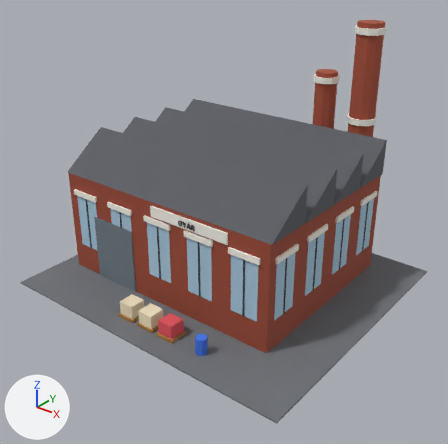
What one commit did to the FBX model Modeller/Binalar/Sanayi_fabrika_1_Hafif.fbx.
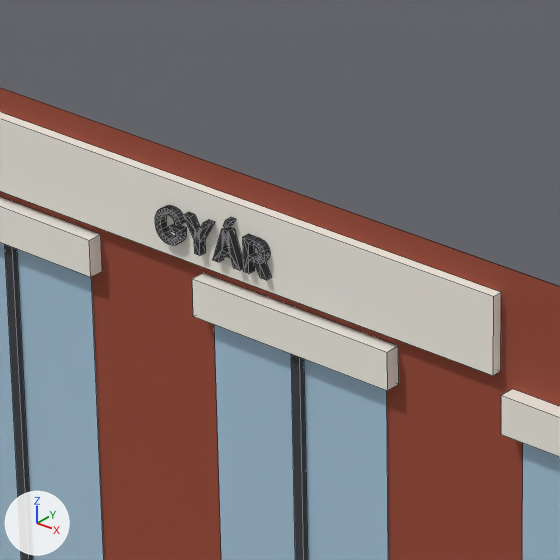
Old and new are each drawn whole from a 50 mm lens placed at (19.66, -25.01, 19.0), pointed at (0.63, -1.22, 4.26) and again close up on the part from 35% to 53% of the width and 43% to 61% of the height. Arrows for +X, +Y and +Z are at lower left; the lights stay in place. The last two pictures show the newer version. The close-ups show mesh edges as thin lines. Where no turn or scale is listed for an object, it has been applied to the vertices. Vertices at exactly the same position are counted once.

The scene before the commit, as lines of its bpy script (objects in view):
```python
me_sanayi_fabrika_1_hafif = bpy.data.meshes.new('Sanayi_fabrika_1_Hafif')
me_sanayi_fabrika_1_hafif.from_pydata(...)  # 1042 vertices, 871 faces; spans x -9.0..9.0, y -8.2..8.2, z 0.0..14.1
me_sanayi_fabrika_1_hafif.materials.append(mat_yasfalt_6f7277)  # grey #6f7277
me_sanayi_fabrika_1_hafif.materials.append(mat_duvar_9c4a35)  # brown #9c4a35
me_sanayi_fabrika_1_hafif.materials.append(mat_cam_a9c9de)  # blue #a9c9de
me_sanayi_fabrika_1_hafif.materials.append(mat_tcerceve_3a3d42)  # dark grey #3a3d42
me_sanayi_fabrika_1_hafif.materials.append(mat_suslu_f8f4ea)  # white #f8f4ea
me_sanayi_fabrika_1_hafif.materials.append(mat_kepenk_6f7a84)  # grey #6f7a84
me_sanayi_fabrika_1_hafif.materials.append(mat_ykoyu_2b2d31)  # dark grey #2b2d31
me_sanayi_fabrika_1_hafif.materials.append(mat_cati_5b5d63)  # dark grey #5b5d63
me_sanayi_fabrika_1_hafif.materials.append(mat_tugla_a8503a)  # red #a8503a
me_sanayi_fabrika_1_hafif.materials.append(mat_pahsap_a7773f)  # brown #a7773f
me_sanayi_fabrika_1_hafif.materials.append(mat_urun_f2e3c0)  # beige #f2e3c0
me_sanayi_fabrika_1_hafif.materials.append(mat_urun_e0525a)  # red #e0525a
me_sanayi_fabrika_1_hafif.materials.append(mat_pmavi_3f73e6)  # blue #3f73e6
ob_sanayi_fabrika_1_hafif = bpy.data.objects.new('Sanayi_fabrika_1_Hafif', me_sanayi_fabrika_1_hafif)
ob_sanayi_fabrika_1_hafif.location = (0.0, 0.0, 0.0)
```
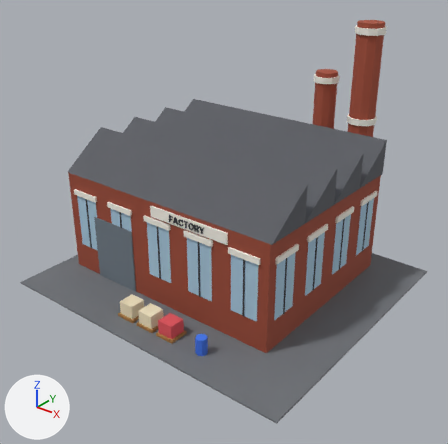
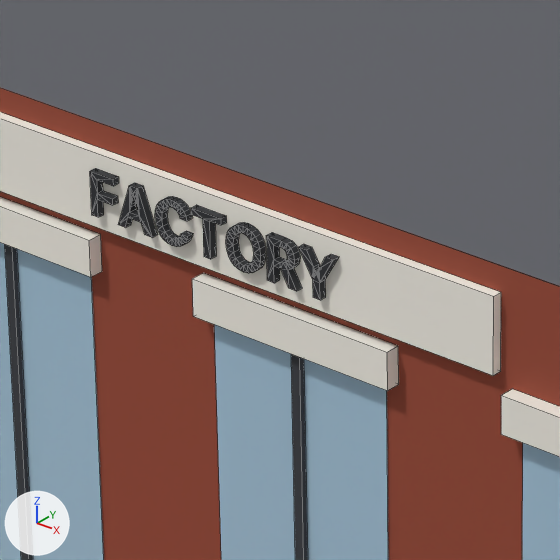
Location of each change, (x1, y1, x2, y2) in pixels of the close-ups (560 x 560 px; the box of a moved part takes in the faces that stretch with it):
part 1 of me_sanayi_fabrika_1_hafif, added
    after: (298, 244, 339, 300)
part 2 of me_sanayi_fabrika_1_hafif, added
    after: (118, 183, 158, 237)
part 3 of me_sanayi_fabrika_1_hafif, added
    after: (90, 168, 119, 217)
part 4 of me_sanayi_fabrika_1_hafif, moved or reshaped
    before: (155, 205, 272, 280)
    after: (156, 196, 302, 291)

What changed in the scene script:
```text
Change me_sanayi_fabrika_1_hafif:
    used by ob_sanayi_fabrika_1_hafif; location = (0.0, 0.0, 0.0)
    remove me_sanayi_fabrika_1_hafif.from_pydata(...)  # 1042 vertices, 871 faces; spans x -9.0..9.0, y -8.2..8.2, z 0.0..14.1
    add me_sanayi_fabrika_1_hafif.from_pydata(...)  # 1140 vertices, 1014 faces; spans x -9.0..9.0, y -8.2..8.2, z 0.0..14.1
    me_sanayi_fabrika_1_hafif part 1: the loose piece of 34 vertices spanning x 0.9..1.1, y -4.8..-4.7, z 5.4..5.7 is copied, and the copy is moved by (1.1, 0.0, 0.0); it spans x 1.9..2.2, y -4.8..-4.7, z 5.4..5.8
    me_sanayi_fabrika_1_hafif part 2: the loose piece of 38 vertices spanning x 1.1..1.4, y -4.8..-4.7, z 5.4..5.7 is copied, and the copy is moved by (-0.9, 0.0, 0.0); it spans x 0.2..0.5, y -4.8..-4.7, z 5.4..5.8
    me_sanayi_fabrika_1_hafif part 3: a new loose piece of 20 vertices spanning x 0.0..0.2, y -4.8..-4.7, z 5.4..5.8, in mat_ykoyu_2b2d31 (dark grey #2b2d31)
    me_sanayi_fabrika_1_hafif part 4: 24 vertices moved within x 0.6..1.5, y -4.8..-4.7, z 5.5..5.7; 108 vertices removed from x 0.6..1.6, y -4.8..-4.7, z 5.4..5.8; 114 vertices added at x 0.6..1.9, y -4.8..-4.7, z 5.4..5.8
```
